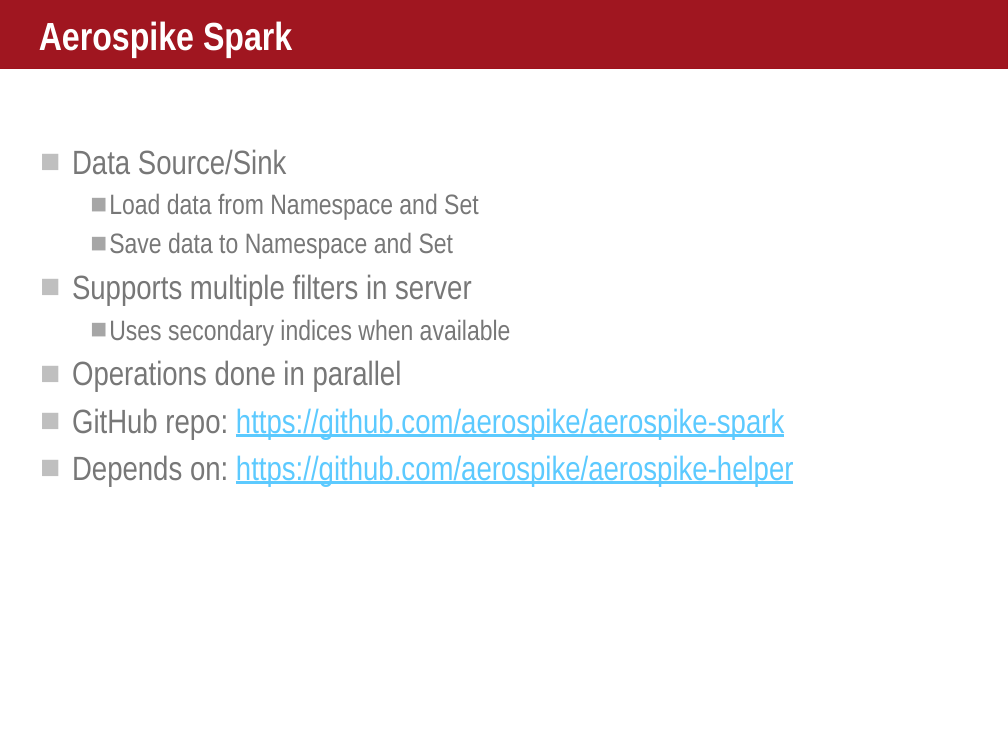
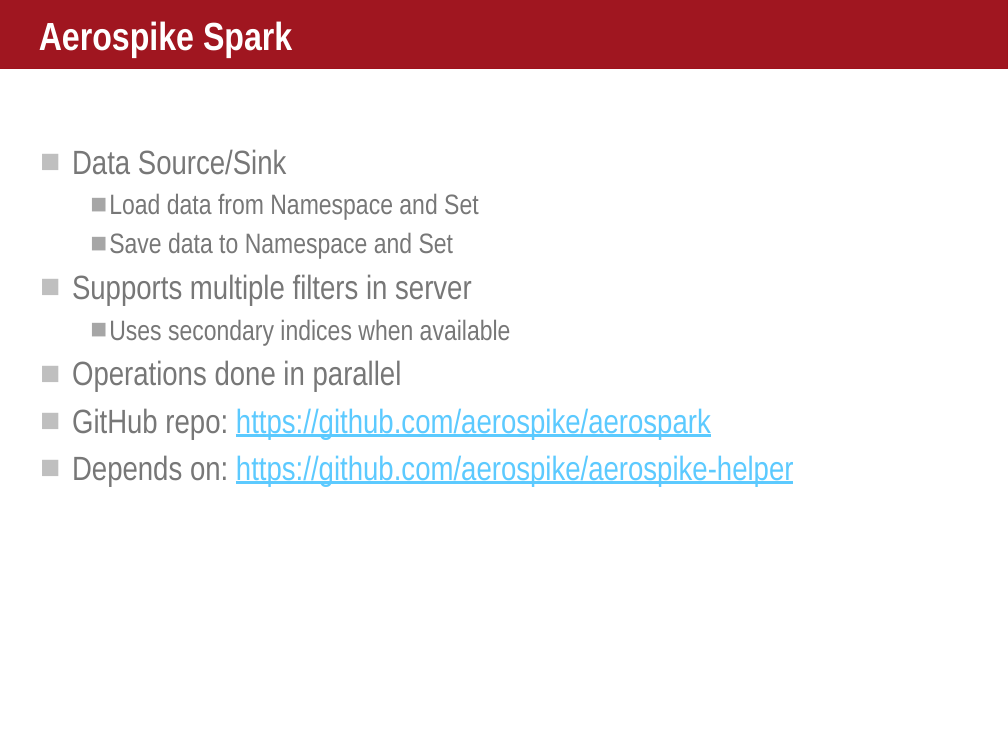
Before and after one commit to helipilot50/aerospike-advanced-concepts, a slide deck: slide 4 of spark/courseware/Spark.pptx. Drawn at 1008x756 pixels with LibreOffice and Linux fonts; fonts in the diff are those of the drawing. Boxes give left, top, right and bottom in pixels: in the first picture for what was removed or moved away, otherwise in the second. Text is boxed around its words. In the diff, an @@ line names an element or a change of style, - is before the commit and + after.

Commit message:
fixed spelling error

```diff
--- a/spark/courseware/Spark.pptx
+++ b/spark/courseware/Spark.pptx
@@ text at (72,408,711,439): text changed @@
-■ GitHub repo: https://github.com/aerospike/aerospike-spark
+■ GitHub repo: https://github.com/aerospike/aerospark
```
